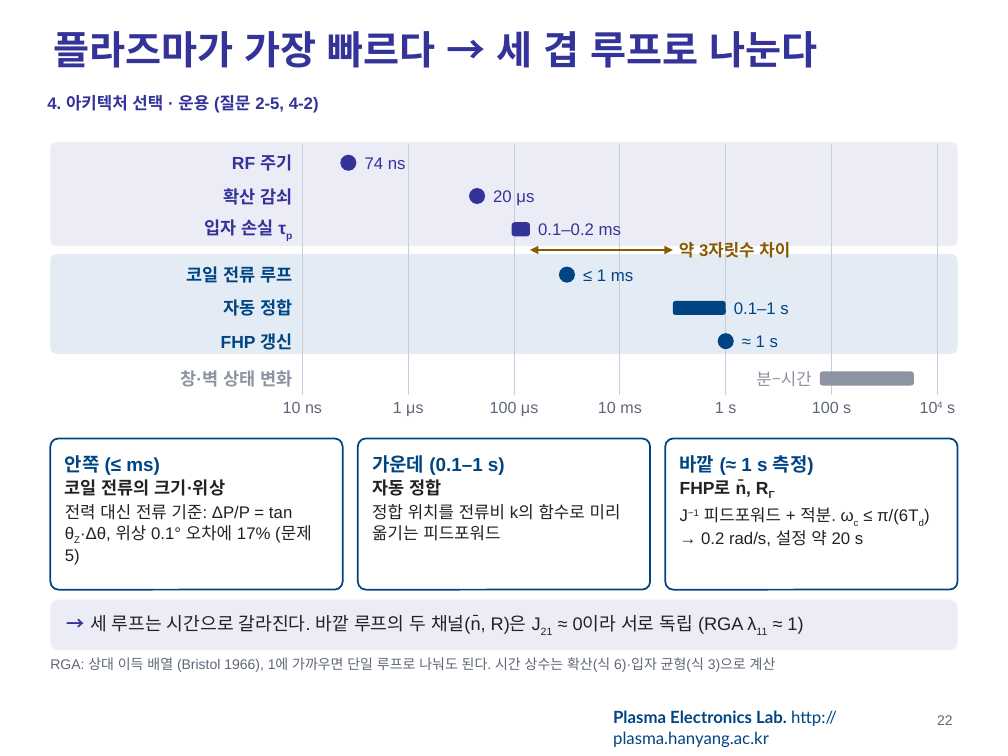
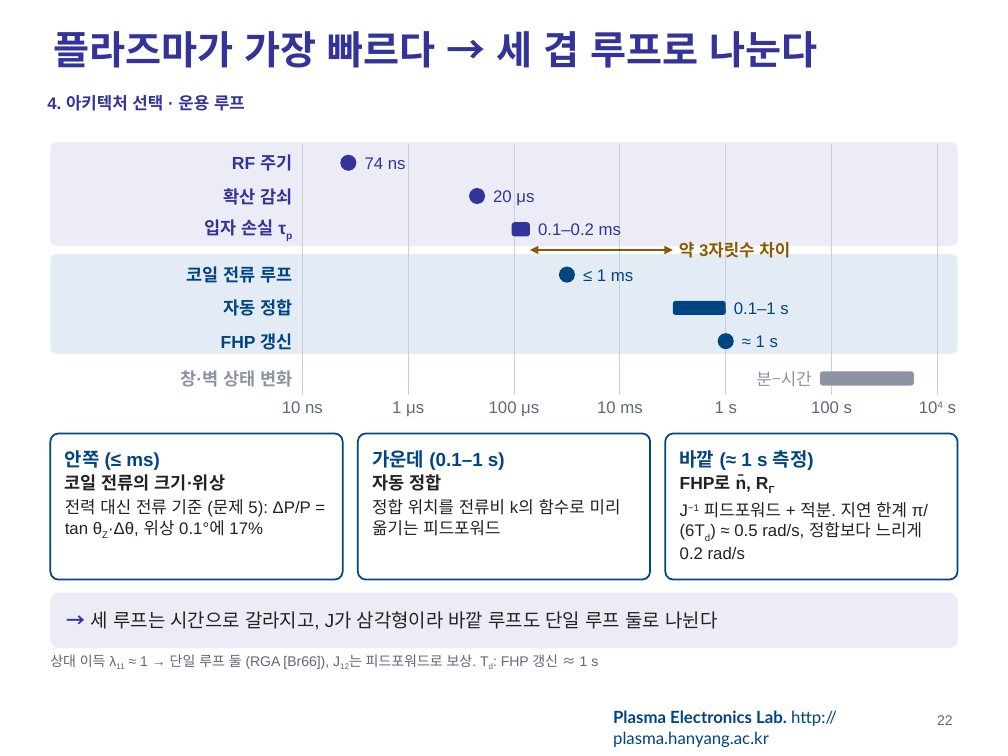
Before and after one commit to garlicjam-pyo/plasma, a slide deck: slide 22 of presentations/1차발표_최종.pptx. Drawn at 1008x756 pixels with LibreOffice and Linux fonts; fonts in the diff are those of the drawing; background and template pictures are left out. Boxes give left, top, right and bottom in pixels: in the first picture for what was removed or moved away, otherwise in the second. Text is boxed around its words. In the diff, an @@ line names an element or a change of style, - is before the commit and + after.

```diff
--- a/presentations/1차발표_최종.pptx
+++ b/presentations/1차발표_최종.pptx
@@ text at box(47, 95, 245, 111): text changed @@
-4. 아키텍처 선택 · 운용 (질문 2-5, 4-2)
+4. 아키텍처 선택 · 운용 루프
@@ size 11.5 to 12 pt in 6 elements at box(282, 401, 323, 413), box(392, 401, 424, 416), box(489, 401, 539, 416), box(597, 401, 642, 413), box(811, 401, 852, 413), box(948, 404, 956, 413) @@
@@ rounded rectangle "안쪽 (≤ ms)": place and size @@
-rounded rectangle "안쪽 (≤ ms)" at box(50, 438, 343, 590)
+rounded rectangle "안쪽 (≤ ms)" at box(50, 433, 343, 580)
@@ rounded rectangle "가운데 (0.1–1 s)": place and size @@
-rounded rectangle "가운데 (0.1–1 s)" at box(358, 438, 650, 590)
+rounded rectangle "가운데 (0.1–1 s)" at box(358, 433, 650, 580)
@@ rounded rectangle "바깥 (≈ 1 s 측정)": place and size @@
-rounded rectangle "바깥 (≈ 1 s 측정)" at box(665, 438, 958, 590)
+rounded rectangle "바깥 (≈ 1 s 측정)" at box(665, 433, 958, 580)
@@ text in rounded rectangle at box(65, 499, 311, 536): text changed @@
-전력 대신 전류 기준: ΔP/P = tan θZ·Δθ, 위상 0.1° 오차에 17% (문제 5)
+전력 대신 전류 기준 (문제 5): ΔP/P = tan θZ·Δθ, 위상 0.1°에 17%
@@ text in rounded rectangle at box(680, 502, 928, 559): text changed @@
-J−1 피드포워드 + 적분. ωc ≤ π/(6Td) → 0.2 rad/s, 설정 약 20 s
+J−1 피드포워드 + 적분. 지연 한계 π/(6Td) ≈ 0.5 rad/s, 정합보다 느리게 0.2 rad/s
@@ proportions changed in 4 elements at box(358, 433, 650, 580), box(50, 433, 343, 580), box(665, 433, 958, 580), box(50, 593, 958, 648) @@
@@ rounded rectangle "→ 세 루프는 시간으로 갈라지고, ...": place and size @@
-rounded rectangle "→ 세 루프는 시간으로 갈라지고, ..." at box(50, 600, 958, 650)
+rounded rectangle "→ 세 루프는 시간으로 갈라지고, ..." at box(50, 593, 958, 648)
@@ text in rounded rectangle at box(91, 611, 717, 630): text changed; size 13 to 13.5 pt @@
-→ 세 루프는 시간으로 갈라진다. 바깥 루프의 두 채널(n̄, R)은 J21 ≈ 0이라 서로 독립 (RGA λ11 ≈ 1)
+→ 세 루프는 시간으로 갈라지고, J가 삼각형이라 바깥 루프도 단일 루프 둘로 나뉜다
@@ text at box(50, 654, 598, 669): text changed @@
-RGA: 상대 이득 배열 (Bristol 1966), 1에 가까우면 단일 루프로 나눠도 된다. 시간 상수는 확산(식 6)·입자 균형(식 3)으로 계산
+상대 이득 λ11 ≈ 1 → 단일 루프 둘 (RGA [Br66]), J12는 피드포워드로 보상. Td: FHP 갱신 ≈ 1 s
```
Also in this commit, not shown: 34 other slides changed, 3 other files.
